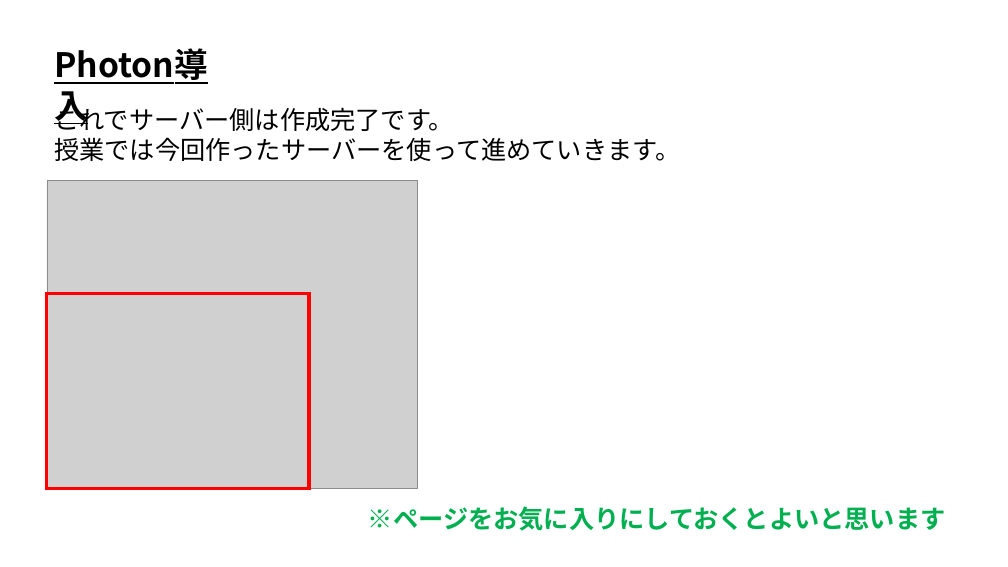
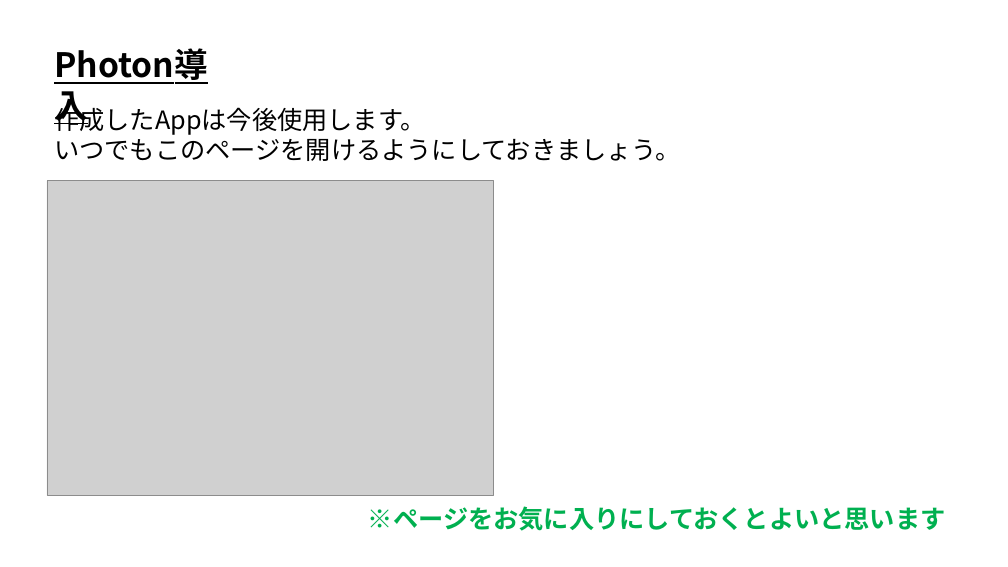
Before and after one commit to ArakiYusuke-Ohara/Textbook, a slide deck: slide 5 of ゲーム科3年/00_前期/オンラインゲームプログラミングⅡ/01_Photon導入.pptx (slide 6 before the commit). Drawn at 1008x567 pixels with LibreOffice and Linux fonts; fonts in the diff are those of the drawing; grey boxes stand for pictures. Boxes give left, top, right and bottom in pixels: in the first picture for what was removed or moved away, otherwise in the second. Text is boxed around its words. In the diff, an @@ line names an element or a change of style, - is before the commit and + after.

```diff
--- a/ゲーム科3年/00_前期/オンラインゲームプログラミングⅡ/01_Photon導入.pptx
+++ b/ゲーム科3年/00_前期/オンラインゲームプログラミングⅡ/01_Photon導入.pptx
@@ text at box(54, 103, 681, 161): text changed @@
-これでサーバー側は作成完了です。
-授業では今回作ったサーバーを使って進めていきます。
+作成したAppは今後使用します。
+いつでもこのページを開けるようにしておきましょう。
@@ picture: place and size @@
-picture at box(47, 181, 417, 488)
+picture at box(47, 181, 494, 495)
@@ rectangle removed at box(47, 293, 309, 488) @@
```
Also in this commit, not shown: 4 other slides changed, 4 slides added, 3 slides removed, 8 other files.
